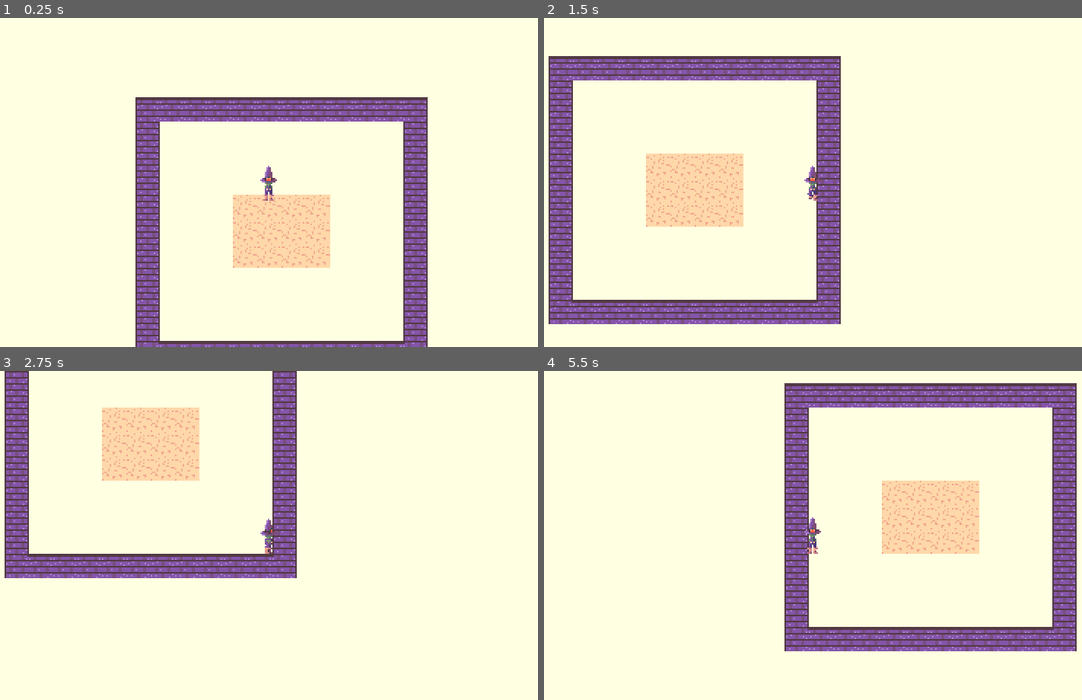
Above: before the commit, frames 1-4 (two rows, left to right).
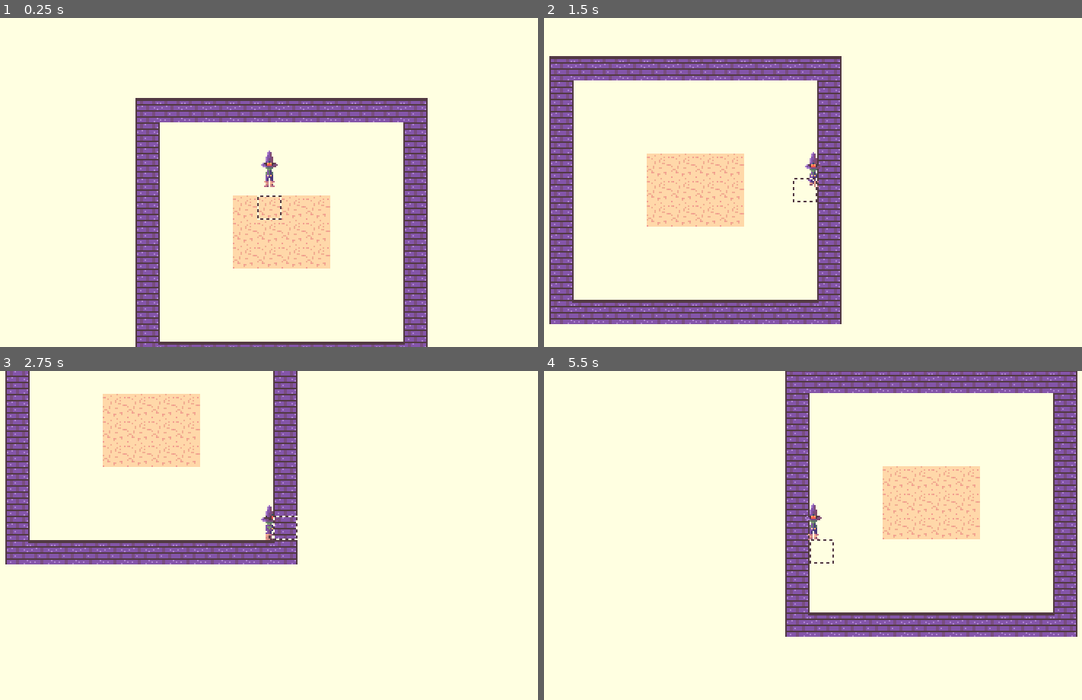
Above: after the commit, the same moments.

Repository: Tourmi/CozyAutumn2022
Game: Godot game, scene res://levels/default_level.tscn
Two runs of this game, one before a commit and one after it. Both use one fixed random seed, a clock stepped at 60 frames per second and the inputs below.
Inputs:
- Up to frame 1 (0.25 s): no input
- Up to frame 2 (1.5 s): hold D (move_right) 0.53-1.28 s; tap Space (use_tool) at 0.6, 1.35 s; hold S (move_down) from 1.28 s (still down)
- Up to frame 3 (2.75 s): release S (move_down) at 2.03 s; hold D (move_right) from 2.03 s (still down); tap Space (use_tool) at 2.1 s
- Up to frame 4 (5.5 s): tap Enter at 2.75 s; release D (move_right) at 2.78 s; hold W (move_up) 2.78-3.53 s; tap Space (use_tool) at 2.85, 3.6, 4.35, 5, 5.1 s; hold Left (move_left) 3.53-5.03 s; hold S (move_down) from 5.03 s (still down)

The runs differ from the first frame. In frame 1, 3.8% of the frame differs, in the area x 25-80%, y 24-100%; in frame 2, 2.9%; in frame 3, 11%; in frame 4, 17%, in the area x 44-100%, y 0-86%.

Commit message:
Added target reticle to show which tile is currently being targeted

Diff:
--- a/entities/actor.gd
+++ b/entities/actor.gd
@@ -9,6 +9,7 @@
 onready var _sprite := get_node("AnimatedSprite") as AnimatedSprite
 
 var _movement := Vector2(0, 0)
+var _can_move := true
 var _is_moving := false
 var _direction := Directions.DOWN
 
--- a/entities/player/player.gd
+++ b/entities/player/player.gd
@@ -1,11 +1,18 @@
-class_name Player
+class_name Player_Actor
 extends Actor
 
+var _current_tool : Tool
+onready var target = $Target as Target
+var _using_tool := false
+
 func _process(delta) -> void:
-	._process(delta)
+	if not _using_tool and Input.action_press("use_tool"):
+		_using_tool = true
+		_current_tool.use_tool(target.global_position)
 	_movement = Vector2(Input.get_action_strength("move_right") - Input.get_action_strength("move_left"), Input.get_action_strength("move_down") - Input.get_action_strength("move_up"))
 	if _movement.length_squared() > 1:
 		_movement = _movement.normalized()
+	._process(delta)
 
 func _get_action() -> String:
 	return ._get_action()
--- a/entities/player/player.tscn
+++ b/entities/player/player.tscn
@@ -1,10 +1,9 @@
-[gd_scene load_steps=29 format=2]
+[gd_scene load_steps=36 format=2]
 
 [ext_resource path="res://entities/player/player.png" type="Texture" id=1]
 [ext_resource path="res://entities/player/player.gd" type="Script" id=2]
-
-[sub_resource type="RectangleShape2D" id=1]
-extents = Vector2( 2.5, 7 )
+[ext_resource path="res://entities/player/target.gd" type="Script" id=3]
+[ext_resource path="res://entities/player/target_tile.png" type="Texture" id=4]
 
 [sub_resource type="AtlasTexture" id=7]
 atlas = ExtResource( 1 )
@@ -145,19 +144,60 @@
 "speed": 2.0
 } ]
 
+[sub_resource type="RectangleShape2D" id=1]
+custom_solver_bias = 0.154
+extents = Vector2( 2.5, 3 )
+
+[sub_resource type="AtlasTexture" id=28]
+atlas = ExtResource( 4 )
+region = Rect2( 0, 0, 16, 16 )
+
+[sub_resource type="AtlasTexture" id=29]
+atlas = ExtResource( 4 )
+region = Rect2( 16, 0, 16, 16 )
+
+[sub_resource type="AtlasTexture" id=30]
+atlas = ExtResource( 4 )
+region = Rect2( 32, 0, 16, 16 )
+
+[sub_resource type="AtlasTexture" id=31]
+atlas = ExtResource( 4 )
+region = Rect2( 48, 0, 16, 16 )
+
+[sub_resource type="SpriteFrames" id=27]
+animations = [ {
+"frames": [ SubResource( 28 ), SubResource( 29 ), SubResource( 30 ), SubResource( 31 ) ],
+"loop": true,
+"name": "default",
+"speed": 9.0
+} ]
+
 [node name="Player" type="KinematicBody2D"]
+collision_layer = 2
 script = ExtResource( 2 )
+__meta__ = {
+"_edit_lock_": true
+}
 movement_speed = 150.0
 
-[node name="CollisionShape2D" type="CollisionShape2D" parent="."]
-position = Vector2( -0.5, 5 )
-shape = SubResource( 1 )
-
 [node name="AnimatedSprite" type="AnimatedSprite" parent="."]
+position = Vector2( 0.5, -9 )
 frames = SubResource( 4 )
 animation = "idle_down"
-frame = 1
 playing = true
+
+[node name="CollisionShape2D" type="CollisionShape2D" parent="."]
+shape = SubResource( 1 )
 
 [node name="Camera2D" type="Camera2D" parent="."]
 current = true
+
+[node name="Target" type="Node2D" parent="."]
+position = Vector2( 0, 11 )
+script = ExtResource( 3 )
+target_distance = 11
+
+[node name="AnimatedSprite" type="AnimatedSprite" parent="Target"]
+frames = SubResource( 27 )
+playing = true
+centered = false
--- /dev/null
+++ b/entities/player/target.gd
@@ -0,0 +1,14 @@
+class_name Target
+extends Node2D
+
+const Directions = preload("res://globals/directions.gd")
+
+onready var player := get_parent() as Actor
+
+export var target_distance = 8
+
+func _process(_delta):
+	var target_point : Vector2 = player.global_position + Directions.get_vector2(player._direction) * target_distance
+	var offset := target_point / 16
+	offset = target_point - (Vector2(floor(offset.x), floor(offset.y)) * 16)
+	global_position = target_point - offset
--- /dev/null
+++ b/entities/tools/tool.gd
@@ -0,0 +1,7 @@
+class_name Tool
+extends Node
+
+
+
+func use_tool(global_position : Vector2) -> void:
+	pass
--- a/globals/directions.gd
+++ b/globals/directions.gd
@@ -17,3 +17,16 @@
 			return "right"
 
 	return ""
+
+static func get_vector2(direction : int) -> Vector2:
+	match direction:
+		UP:
+			return Vector2(0, -1)
+		DOWN:
+			return Vector2(0, 1)
+		LEFT:
+			return Vector2(-1, 0)
+		RIGHT:
+			return Vector2(1, 0)
+
+	return Vector2(0, 0)
--- a/project.godot
+++ b/project.godot
@@ -15,13 +15,25 @@
 "path": "res://entities/actor.gd"
 }, {
 "base": "Actor",
-"class": "Player",
+"class": "Player_Actor",
 "language": "GDScript",
 "path": "res://entities/player/player.gd"
+}, {
+"base": "Node2D",
+"class": "Target",
+"language": "GDScript",
+"path": "res://entities/player/target.gd"
+}, {
+"base": "Node",
+"class": "Tool",
+"language": "GDScript",
+"path": "res://entities/tools/tool.gd"
 } ]
 _global_script_class_icons={
 "Actor": "",
-"Player": ""
+"Player_Actor": "",
+"Target": "",
+"Tool": ""
 }
 
 [application]
@@ -36,7 +48,7 @@
 window/size/height=216
 window/size/test_width=1920
 window/size/test_height=1080
-window/stretch/mode="viewport"
+window/stretch/mode="2d"
 window/stretch/aspect="keep"
 
 [input]
@@ -80,6 +92,8 @@
 [layer_names]
 
 2d_physics/layer_1="Solid"
+2d_physics/layer_2="Player"
+2d_physics/layer_3="Actor"
 2d_physics/layer_6="Soil"
 
 [physics]
Binary file added: assets/images/white_pixel.png
Not shown, added: assets/images/white_pixel.png.import
Binary file added: assets/images/white_square.png
Not shown, added: assets/images/white_square.png.import
Binary file added: entities/plants/plants.png
Not shown, added: entities/plants/plants.png.import
Binary file added: entities/player/target_tile.png
Not shown, added: entities/player/target_tile.png.import
Binary file added: raw_content/plants.aseprite
Binary file added: raw_content/target_tile.aseprite
